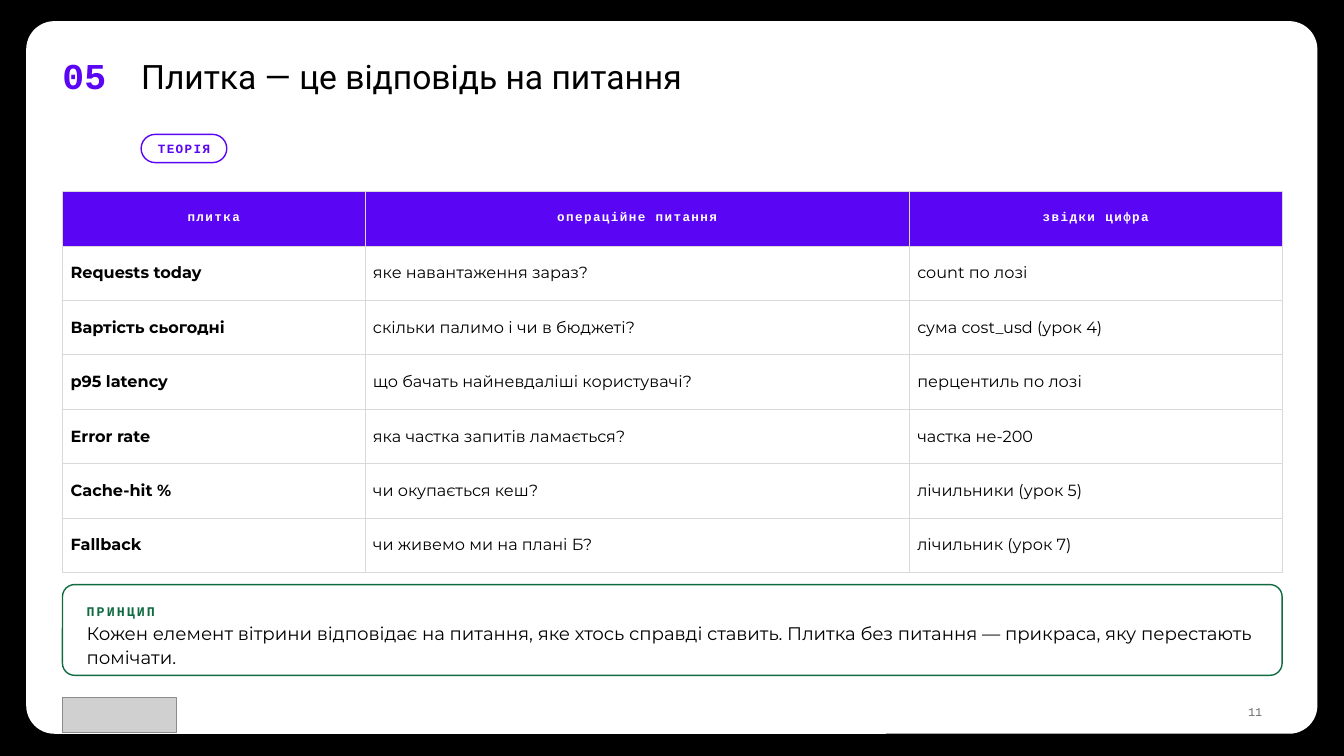
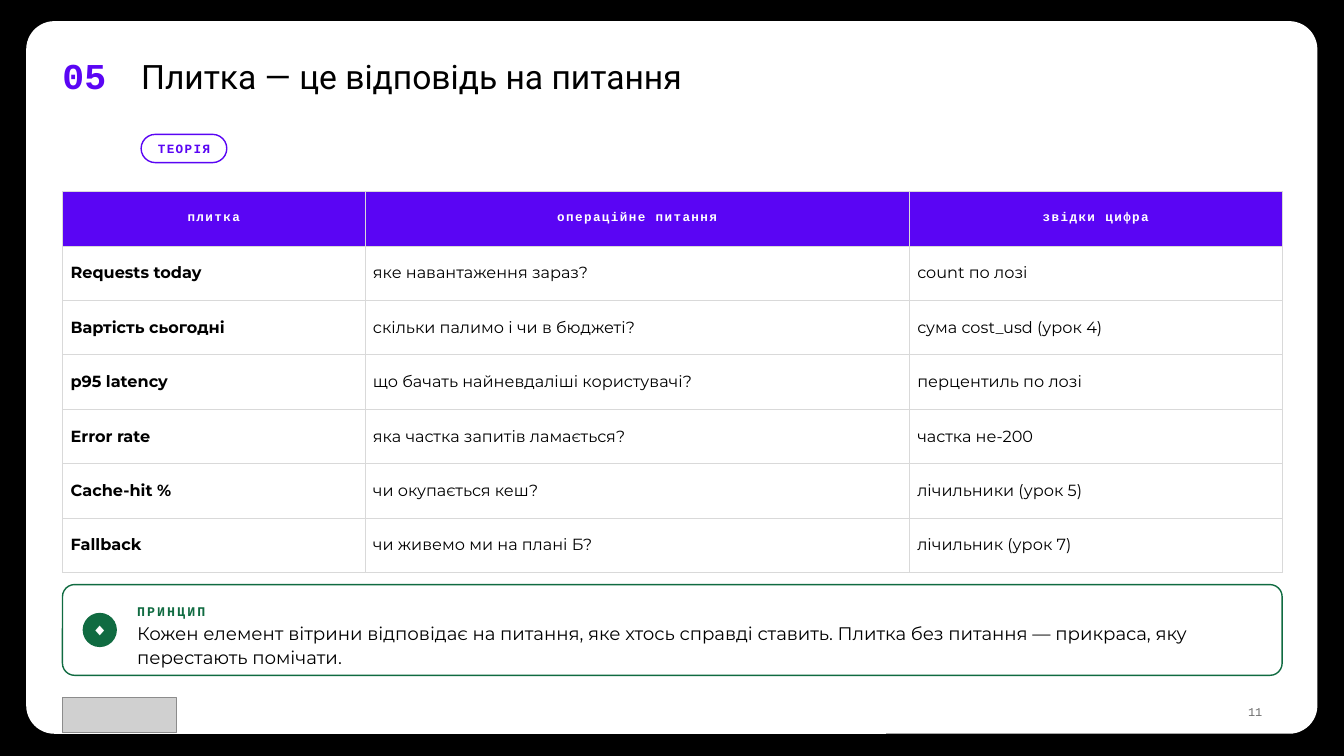
Before and after one commit to TarasFedorenkoFTV/llmops-bootcamp, a slide deck: slide 11 of docs/decks/L09.pptx. Drawn at 1344x756 pixels with LibreOffice and Linux fonts; fonts in the diff are those of the drawing; grey boxes stand for pictures; background and template pictures are left out. Boxes give left, top, right and bottom in pixels: in the first picture for what was removed or moved away, otherwise in the second. Text is boxed around its words. In the diff, an @@ line names an element or a change of style, - is before the commit and + after.

```diff
--- a/docs/decks/L09.pptx
+++ b/docs/decks/L09.pptx
@@ text "ПРИНЦИП" moved from (x1=87, y1=607, x2=155, y2=619) to (x1=137, y1=607, x2=205, y2=619) @@
@@ ellipse added at (x1=83, y1=613, x2=117, y2=647), fill #106B41 @@
@@ text added at (x1=83, y1=613, x2=117, y2=647), 12 pt, text #FFFFFF, bold @@
+◆
@@ text "Кожен елемент вітрини відповідає на ..." rewrapped from (x1=87, y1=626, x2=1252, y2=664) to (x1=137, y1=626, x2=1187, y2=668) @@
```
Also in this commit, not shown: 13 other slides changed, 33 other files.
